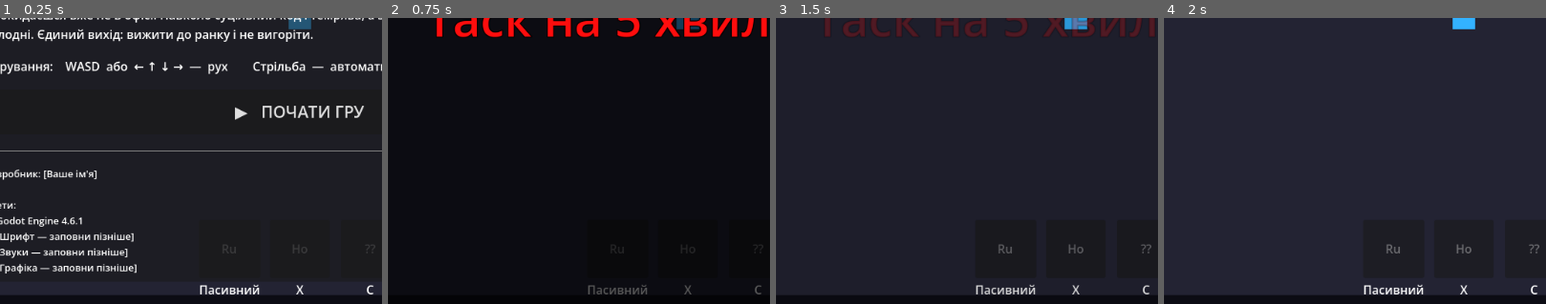
Above: before the commit, frames 1-4 (left to right).
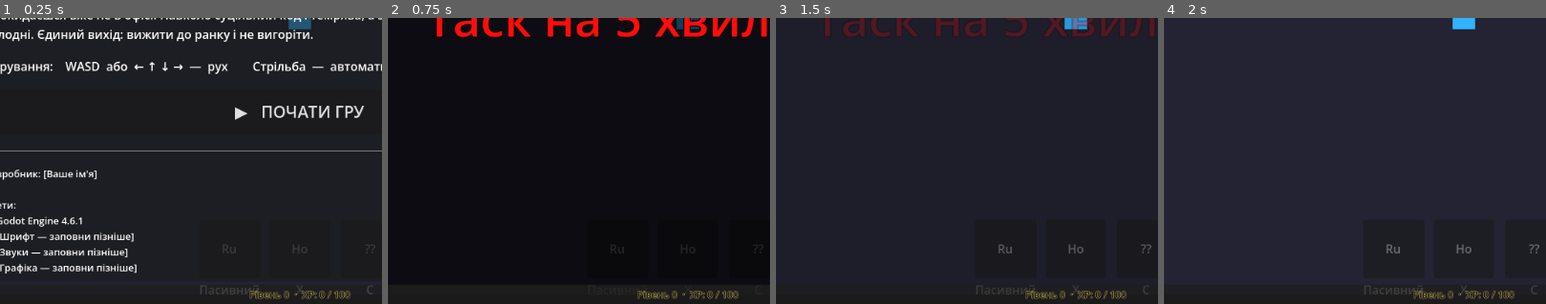
Above: after the commit, the same moments.

Repository: kodlon/DEVvsBUGS
Game: Godot game, scene res://scenes/main.tscn
Two runs of this game, one before a commit and one after it. Both use one fixed random seed, a clock stepped at 60 frames per second and the inputs below.
Inputs:
- Up to frame 1 (0.25 s): no input
- Up to frame 2 (0.75 s): click "▶ ПОЧАТИ ГРУ" at 0.5 s
- Up to frame 3 (1.5 s): click "⏸" at 1.25 s
- Up to frame 4 (2 s): no input
The pictures show only the part of the screen within x 11-61%, y 50-100%; the shares and areas given below are measured in that part.

The runs differ from the first frame. In frame 1, 0.8% of the frame differs, in the area x 52-98%, y 93-99%; in frame 2, 0.7%; in frame 3, 0.8%; in frame 4, 0.8%.

Commit message:
Added level up

Diff:
--- a/config/game_config.gd
+++ b/config/game_config.gd
@@ -132,5 +132,17 @@
 	},
 ]
 
+# ============================================================
+# ДОСВІД З ВОРОГІВ
+# Ключі: 0=NORMAL, 1=FAST, 2=TANK, 3=TURRET, 4=COFFEE
+# ============================================================
+const XP_PER_ENEMY := {
+	0: 10.0,
+	1: 5.0,
+	2: 50.0,
+	3: 20.0,
+	4: 15.0,
+}
+
 func get_arena_offset() -> Vector2:
 	return Vector2((VIEWPORT_WIDTH - ARENA_WIDTH) / 2.0, (VIEWPORT_HEIGHT - ARENA_HEIGHT) / 2.0)
--- a/config/skills/rubber_duck_config.gd
+++ b/config/skills/rubber_duck_config.gd
@@ -1,7 +1,9 @@
-## Конфіг скіла "Rubber Duck" (Пасивний)
+## Конфіг скіла "Rubber Duck Aura" (Пасивний)
 extends Node
 
-const SKILL_NAME    = "Rubber Duck"
-const DESCRIPTION   = "«Я тут при чому?» — каже качечка. Поступово знижує вигорання з часом."
-const REGEN_AMOUNT  := 3.0  # скільки вигорання знімається за тік
-const INTERVAL      := 4.0  # секунди між тіками
+const SKILL_NAME   = "Rubber Duck Aura"
+const DESCRIPTION  = "Гумова качечка захищає зону навколо тебе: сповільнює та пошкоджує баги."
+
+const AURA_RANGE    := 120.0   # пікселів — радіус зони
+const AURA_SLOWDOWN := 0.7     # множник швидкості ворогів (0.7 = на 30% повільніше)
+const AURA_DPS      := 5.0     # шкода за секунду ворогам в зоні
--- a/project.godot
+++ b/project.godot
@@ -20,6 +20,7 @@
 GameConfig="*res://config/game_config.gd"
 DodgeConfig="*res://config/skills/dodge_config.gd"
 RubberDuckConfig="*res://config/skills/rubber_duck_config.gd"
+PlayerStats="*res://scripts/player_stats.gd"
 
 [display]
 
--- a/scripts/bullet.gd
+++ b/scripts/bullet.gd
@@ -1,8 +1,10 @@
 extends Area2D
 
 var direction := Vector2.RIGHT
+var _hits_remaining: int = 1
 
 func _ready() -> void:
+	_hits_remaining = 1 + PlayerStats.pierce_count
 	body_entered.connect(_on_body_entered)
 	var timer := Timer.new()
 	timer.wait_time = GameConfig.BULLET_LIFETIME
@@ -16,5 +18,7 @@
 
 func _on_body_entered(body: Node2D) -> void:
 	if body.is_in_group("enemies"):
-		body.take_damage(GameConfig.BULLET_DAMAGE)
-		queue_free()
+		body.take_damage(PlayerStats.base_damage)
+		_hits_remaining -= 1
+		if _hits_remaining <= 0:
+			queue_free()
--- a/scripts/enemy.gd
+++ b/scripts/enemy.gd
@@ -19,6 +19,9 @@
 # Зовнішній імпульс (для відштовхування від танку)
 var _ext_vel: Vector2 = Vector2.ZERO
 
+# Сповільнення від аури гравця (скидається щокадр)
+var _aura_slow_mult: float = 1.0
+
 # FAST — зиґзаґ
 var _zigzag_time: float = 0.0
 
@@ -45,8 +48,8 @@
 	enemy_type = type
 	var cfg: Dictionary = GameConfig.ENEMY_CONFIG[type]
 
-	_health         = randf_range(cfg.hp_min,      cfg.hp_max)
-	_speed          = randf_range(cfg.speed_min,   cfg.speed_max)
+	_health         = randf_range(cfg.hp_min,      cfg.hp_max)    * PlayerStats.enemy_hp_mult
+	_speed          = randf_range(cfg.speed_min,   cfg.speed_max) * PlayerStats.enemy_speed_mult
 	_burnout_damage = randf_range(cfg.burnout_min, cfg.burnout_max)
 	_base_scale     = cfg.base_scale
 
@@ -87,6 +90,9 @@
 	# Додаємо зовнішній імпульс (відштовхування) і затухаємо його
 	velocity += _ext_vel
 	_ext_vel = _ext_vel.move_toward(Vector2.ZERO, 400.0 * delta)
+	# Аура качечки сповільнює ворогів
+	velocity *= _aura_slow_mult
+	_aura_slow_mult = 1.0  # скидаємо для наступного кадру
 	move_and_slide()
 
 	# Дотикова шкода (тільки для NORMAL, FAST, TANK)
@@ -198,6 +204,7 @@
 	if _health <= 0.0:
 		get_tree().call_group("score_tracker", "add_score",
 				int(GameConfig.ENEMY_CONFIG[enemy_type].score_value))
+		PlayerStats.add_xp(GameConfig.XP_PER_ENEMY[enemy_type])
 		if enemy_type == TYPE_COFFEE:
 			_drop_health_pickup()
 		queue_free()
--- /dev/null
+++ b/scripts/level_up_ui.gd
@@ -0,0 +1,348 @@
+## UI вибору прокачки при левел-апі.
+## Додається до $UI в main.gd при спрацюванні PlayerStats.level_up.
+class_name LevelUpUI
+extends Control
+
+# ── Рідкісність ───────────────────────────────────────────────
+const RARITY_COLORS := {
+	"junior": Color(0.82, 0.82, 0.82),
+	"middle": Color(0.25, 0.45, 0.95),
+	"senior": Color(0.60, 0.10, 0.90),
+}
+const RARITY_LABELS := {
+	"junior": "★  JUNIOR",
+	"middle": "★★  MIDDLE",
+	"senior": "★★★  SENIOR",
+}
+const RARITY_TITLES := {
+	"junior": [
+		"Quick Fix™", "TODO: Refactor Later", "Ctrl+Z Undo",
+		"Junior's Hotfix", "Copy-Paste Solution", "It Works On My Machine",
+	],
+	"middle": [
+		"Stack Overflow Approved", "Mid-Sprint Refactor",
+		"Code Review: 2 Comments", "Middle's Pull Request", "Design Pattern Applied",
+	],
+	"senior": [
+		"Architecture Decision", "Senior's Wisdom",
+		"10x Developer Mode", "Technical Debt Repaid", "SOLID Principle Enforced",
+	],
+}
+
+# ── Статистики гравця ─────────────────────────────────────────
+const PLAYER_STAT_NAMES: Array = [
+	"base_damage", "fire_rate_delay", "move_speed", "pierce_count",
+	"aura_range", "aura_dps", "attack_range", "max_burnout",
+]
+const PLAYER_BUFF_VALUES := {
+	"base_damage":     {"junior": 0.10, "middle": 0.20, "senior": 0.40},
+	"fire_rate_delay": {"junior": 0.05, "middle": 0.10, "senior": 0.25},
+	"move_speed":      {"junior": 0.05, "middle": 0.10, "senior": 0.20},
+	"pierce_count":    {"junior": 0.0,  "middle": 1.0,  "senior": 2.0 },
+	"aura_range":      {"junior": 0.10, "middle": 0.20, "senior": 0.35},
+	"aura_dps":        {"junior": 0.10, "middle": 0.20, "senior": 0.35},
+	"attack_range":    {"junior": 0.10, "middle": 0.20, "senior": 0.30},
+	"max_burnout":     {"junior": 0.05, "middle": 0.10, "senior": 0.20},
+}
+
+# ── Статистики ворогів ────────────────────────────────────────
+const ENEMY_STAT_NAMES: Array = ["enemy_hp_mult", "enemy_speed_mult", "spawn_delay_mult"]
+const ENEMY_BUFF_VALUES := {
+	"enemy_hp_mult":    {"junior": 0.05, "middle": 0.10, "senior": 0.20},
+	"enemy_speed_mult": {"junior": 0.02, "middle": 0.05, "senior": 0.12},
+	"spawn_delay_mult": {"junior": 0.03, "middle": 0.07, "senior": 0.15},
+}
+
+var _overlay: ColorRect
+var _cards: Array = []
+var _dismissing: bool = false
+
+# ── Константи розкладки ───────────────────────────────────────
+const _TITLE_H := 52.0
+const _CARD_H  := 290.0
+const _GAP     := 16.0
+
+func setup() -> void:
+	# Абсолютний розмір — не залежить від того, чи вже прорахований layout батька
+	position     = Vector2.ZERO
+	size         = Vector2(GameConfig.VIEWPORT_WIDTH, GameConfig.VIEWPORT_HEIGHT)
+	process_mode = Node.PROCESS_MODE_ALWAYS
+	mouse_filter = Control.MOUSE_FILTER_IGNORE
+
+	_create_overlay()
+	_create_title()
+	_create_cards()
+
+# ── Оверлей затемнення ────────────────────────────────────────
+
+func _create_overlay() -> void:
+	_overlay = ColorRect.new()
+	_overlay.position    = Vector2.ZERO
+	_overlay.size        = Vector2(GameConfig.VIEWPORT_WIDTH, GameConfig.VIEWPORT_HEIGHT)
+	_overlay.color       = Color(0.0, 0.0, 0.0, 0.0)
+	_overlay.mouse_filter = Control.MOUSE_FILTER_IGNORE
+	add_child(_overlay)
+
+	var tween := create_tween()
+	tween.tween_property(_overlay, "color:a", 0.7, 0.2)
+
+# ── Заголовок ─────────────────────────────────────────────────
+
+func _create_title() -> void:
+	var lbl := Label.new()
+	# Абсолютна позиція: над картками
+	lbl.position = Vector2(0.0, _block_start_y())
+	lbl.size     = Vector2(GameConfig.VIEWPORT_WIDTH, _TITLE_H)
+	lbl.text     = "LEVEL UP!  Вибери Trade-off"
+	lbl.horizontal_alignment = HORIZONTAL_ALIGNMENT_CENTER
+	lbl.vertical_alignment   = VERTICAL_ALIGNMENT_CENTER
+	lbl.add_theme_font_size_override("font_size", 34)
+	lbl.add_theme_color_override("font_color", Color(1.0, 0.85, 0.1))
+	lbl.add_theme_constant_override("outline_size", 5)
+	lbl.add_theme_color_override("font_outline_color", Color(0.0, 0.0, 0.0))
+	lbl.mouse_filter = Control.MOUSE_FILTER_IGNORE
+	add_child(lbl)
+
+# ── Картки ────────────────────────────────────────────────────
+
+## Y верхньої межі всього блоку (заголовок + картки), центровано по вертикалі
+func _block_start_y() -> float:
+	return (GameConfig.VIEWPORT_HEIGHT - (_TITLE_H + _GAP + _CARD_H)) / 2.0
+
+## Y верхньої межі HBox з картками
+func _cards_start_y() -> float:
+	return _block_start_y() + _TITLE_H + _GAP
+
+func _create_cards() -> void:
+	var card_data_arr: Array = _generate_three_cards()
+
+	# Контейнер — абсолютна позиція по центру viewport
+	var card_w     := 200.0
+	var card_gap   := 20.0
+	var total_w    := card_w * 3 + card_gap * 2   # 640px
+
+	var hbox := HBoxContainer.new()
+	hbox.position = Vector2(
+		(GameConfig.VIEWPORT_WIDTH - total_w) / 2.0,  # 192px від лівого краю
+		_cards_start_y()
+	)
+	hbox.alignment = BoxContainer.ALIGNMENT_CENTER
+	hbox.add_theme_constant_override("separation", int(card_gap))
+	hbox.mouse_filter = Control.MOUSE_FILTER_IGNORE
+	add_child(hbox)
+
+	for i in 3:
+		var card := _build_card(card_data_arr[i])
+		card.pivot_offset = card.custom_minimum_size / 2.0
+		card.scale        = Vector2.ZERO
+		hbox.add_child(card)
+		_cards.append(card)
+
+		# Поява з ефектом overshoot
+		var tw := create_tween()
+		tw.set_trans(Tween.TRANS_BACK).set_ease(Tween.EASE_OUT)
+		tw.tween_interval(0.15 + i * 0.09)
+		tw.tween_property(card, "scale", Vector2.ONE, 0.3)
+
+func _build_card(data: Dictionary) -> Control:
+	var rarity: String = data.rarity
+
+	var panel := PanelContainer.new()
+	panel.custom_minimum_size = Vector2(200.0, 290.0)
+	panel.mouse_filter        = Control.MOUSE_FILTER_STOP
+
+	var style := StyleBoxFlat.new()
+	style.bg_color                   = RARITY_COLORS[rarity]
+	style.corner_radius_top_left     = 12
+	style.corner_radius_top_right    = 12
+	style.corner_radius_bottom_left  = 12
+	style.corner_radius_bottom_right = 12
+	style.border_width_left   = 2
+	style.border_width_right  = 2
+	style.border_width_top    = 2
+	style.border_width_bottom = 2
+	style.border_color        = Color(1.0, 1.0, 1.0, 0.7)
+	style.content_margin_left   = 10.0
+	style.content_margin_right  = 10.0
+	style.content_margin_top    = 10.0
+	style.content_margin_bottom = 10.0
+	panel.add_theme_stylebox_override("panel", style)
+
+	var vbox := VBoxContainer.new()
+	vbox.add_theme_constant_override("separation", 8)
+	panel.add_child(vbox)
+
+	# Рідкісність
+	var rarity_lbl := Label.new()
+	rarity_lbl.text = RARITY_LABELS[rarity]
+	rarity_lbl.horizontal_alignment = HORIZONTAL_ALIGNMENT_CENTER
+	rarity_lbl.add_theme_font_size_override("font_size", 13)
+	rarity_lbl.add_theme_color_override("font_color", Color.WHITE)
+	vbox.add_child(rarity_lbl)
+
+	# Заголовок — жарт
+	var title_lbl := Label.new()
+	title_lbl.text = data.title
+	title_lbl.horizontal_alignment = HORIZONTAL_ALIGNMENT_CENTER
+	title_lbl.autowrap_mode = TextServer.AUTOWRAP_WORD_SMART
+	title_lbl.add_theme_font_size_override("font_size", 16)
+	title_lbl.add_theme_color_override("font_color", Color.WHITE)
+	vbox.add_child(title_lbl)
+
+	vbox.add_child(HSeparator.new())
+
+	# Позитивний ефект (зелений)
+	var plus_lbl := Label.new()
+	plus_lbl.text = data.player_text
+	plus_lbl.horizontal_alignment = HORIZONTAL_ALIGNMENT_CENTER
+	plus_lbl.autowrap_mode = TextServer.AUTOWRAP_WORD_SMART
+	plus_lbl.add_theme_font_size_override("font_size", 14)
+	plus_lbl.add_theme_color_override("font_color", Color(0.15, 1.0, 0.35))
+	plus_lbl.add_theme_constant_override("outline_size", 2)
+	plus_lbl.add_theme_color_override("font_outline_color", Color(0.0, 0.0, 0.0))
+	vbox.add_child(plus_lbl)
+
+	vbox.add_child(HSeparator.new())
+
+	# Негативний ефект (червоний)
+	var minus_lbl := Label.new()
+	minus_lbl.text = data.enemy_text
+	minus_lbl.horizontal_alignment = HORIZONTAL_ALIGNMENT_CENTER
+	minus_lbl.autowrap_mode = TextServer.AUTOWRAP_WORD_SMART
+	minus_lbl.add_theme_font_size_override("font_size", 14)
+	minus_lbl.add_theme_color_override("font_color", Color(1.0, 0.25, 0.15))
+	minus_lbl.add_theme_constant_override("outline_size", 2)
+	minus_lbl.add_theme_color_override("font_outline_color", Color(0.0, 0.0, 0.0))
+	vbox.add_child(minus_lbl)
+
+	# Підказка
+	var hint_lbl := Label.new()
+	hint_lbl.text = "[ натисни щоб вибрати ]"
+	hint_lbl.horizontal_alignment = HORIZONTAL_ALIGNMENT_CENTER
+	hint_lbl.add_theme_font_size_override("font_size", 11)
+	hint_lbl.add_theme_color_override("font_color", Color(1.0, 1.0, 1.0, 0.6))
+	vbox.add_child(hint_lbl)
+
+	# Hover та Click
+	panel.mouse_entered.connect(func() -> void: _on_hover(panel, true))
+	panel.mouse_exited.connect(func()  -> void: _on_hover(panel, false))
+	panel.gui_input.connect(func(ev: InputEvent) -> void: _on_input(ev, data, panel))
+
+	return panel
+
+# ── Hover / Click ─────────────────────────────────────────────
+
+func _on_hover(card: Control, is_hover: bool) -> void:
+	if _dismissing:
+		return
+	var target := Vector2(1.08, 1.08) if is_hover else Vector2.ONE
+	var tw := create_tween()
+	tw.tween_property(card, "scale", target, 0.12)
+
+func _on_input(event: InputEvent, data: Dictionary, card: Control) -> void:
+	if _dismissing:
+		return
+	if event is InputEventMouseButton \
+			and event.pressed \
+			and event.button_index == MOUSE_BUTTON_LEFT:
+		_select_card(data)
+
+# ── Застосування карти ────────────────────────────────────────
+
+func _select_card(data: Dictionary) -> void:
+	_dismissing = true
+
+	_apply_card(data)
+
+	# Анімація зникнення карток
+	for card in _cards:
+		var tw := create_tween()
+		tw.tween_property(card, "scale", Vector2.ZERO, 0.2)
+
+	# Знімаємо оверлей і знищуємо UI
+	var tw := create_tween()
+	tw.tween_property(_overlay, "color:a", 0.0, 0.25)
+	tw.tween_callback(func() -> void:
+		get_tree().paused = false
+		queue_free()
+	)
+
+func _apply_card(data: Dictionary) -> void:
+	var p_val: float = data.player_value
+	match data.player_stat:
+		"base_damage":     PlayerStats.base_damage     *= (1.0 + p_val)
+		"fire_rate_delay": PlayerStats.fire_rate_delay *= (1.0 - p_val)
+		"move_speed":      PlayerStats.move_speed      *= (1.0 + p_val)
+		"pierce_count":    PlayerStats.pierce_count    += int(p_val)
+		"aura_range":      PlayerStats.aura_range      *= (1.0 + p_val)
+		"aura_dps":        PlayerStats.aura_dps        *= (1.0 + p_val)
+		"attack_range":    PlayerStats.attack_range    *= (1.0 + p_val)
+		"max_burnout":     PlayerStats.max_burnout     *= (1.0 + p_val)
+
+	var e_val: float = data.enemy_value
+	match data.enemy_stat:
+		"enemy_hp_mult":    PlayerStats.enemy_hp_mult    *= (1.0 + e_val)
+		"enemy_speed_mult": PlayerStats.enemy_speed_mult *= (1.0 + e_val)
+		"spawn_delay_mult": PlayerStats.spawn_delay_mult *= (1.0 - e_val)
+
+# ── Генератор карток ──────────────────────────────────────────
+
+func _generate_three_cards() -> Array:
+	var cards: Array = []
+	var available_stats: Array = PLAYER_STAT_NAMES.duplicate()
+
+	for _i in 3:
+		var rarity := _pick_rarity()
+
+		# Унікальний стат гравця
+		var idx_p: int = randi() % available_stats.size()
+		var p_stat: String = available_stats[idx_p]
+		available_stats.remove_at(idx_p)
+
+		# Рандомний стат ворогів
+		var e_stat: String = ENEMY_STAT_NAMES[randi() % ENEMY_STAT_NAMES.size()]
+
+		var p_val: float = PLAYER_BUFF_VALUES[p_stat][rarity]
+		var e_val: float = ENEMY_BUFF_VALUES[e_stat][rarity]
+
+		cards.append({
+			"rarity":      rarity,
+			"player_stat": p_stat,
+			"player_value": p_val,
+			"player_text": _player_text(p_stat, p_val),
+			"enemy_stat":  e_stat,
+			"enemy_value": e_val,
+			"enemy_text":  _enemy_text(e_stat, e_val),
+			"title":       _pick_title(rarity),
+		})
+
+	return cards
+
+func _pick_rarity() -> String:
+	var roll: int = randi() % 100
+	if roll < 60:    return "junior"
+	elif roll < 90:  return "middle"
+	else:            return "senior"
+
+func _pick_title(rarity: String) -> String:
+	var t: Array = RARITY_TITLES[rarity]
+	return t[randi() % t.size()]
+
+func _player_text(stat: String, value: float) -> String:
+	match stat:
+		"base_damage":     return "+%d%% Шкода від пострілу" % int(value * 100)
+		"fire_rate_delay": return "-%d%% Затримка стрільби" % int(value * 100)
+		"move_speed":      return "+%d%% Швидкість руху" % int(value * 100)
+		"pierce_count":    return "+%d Пробиття снаряда" % int(value)
+		"aura_range":      return "+%d%% Радіус аури качечки" % int(value * 100)
+		"aura_dps":        return "+%d%% DPS аури качечки" % int(value * 100)
+		"attack_range":    return "+%d%% Радіус прицілювання" % int(value * 100)
+		"max_burnout":     return "+%d%% Макс. Вигорання" % int(value * 100)
+	return "+??"
+
+func _enemy_text(stat: String, value: float) -> String:
+	match stat:
+		"enemy_hp_mult":    return "Але баги товстіші на +%d%%!" % int(value * 100)
+		"enemy_speed_mult": return "Але баги швидші на +%d%%!" % int(value * 100)
+		"spawn_delay_mult": return "Але баги лізуть на %d%% частіше!" % int(value * 100)
+	return "Але щось стає гіршим!"
--- a/scripts/main.gd
+++ b/scripts/main.gd
@@ -22,7 +22,12 @@
 var _wave_overlay_bg: ColorRect = null
 var _wave_label: Label = null
 
+# XP
+var _xp_bar: ProgressBar = null
+var _xp_label: Label = null
+
 func _ready() -> void:
+	PlayerStats.reset()   # скидаємо при кожному перезапуску сцени
 	add_to_group("score_tracker")
 	_setup_arena()
 
@@ -56,6 +61,7 @@
 
 	_setup_score_ui()
 	_setup_wave_overlay()
+	_setup_xp_ui()
 
 # ── Score UI ────────────────────────────────────────────────
 
@@ -176,3 +182,68 @@
 	_game_over_panel.visible = true
 	_pause_button.visible = false
 	_restart_button.visible = false
+
+# ── XP бар ───────────────────────────────────────────────────
+
+func _setup_xp_ui() -> void:
+	# Золота шкала XP внизу екрану
+	_xp_bar = ProgressBar.new()
+	_xp_bar.set_anchor(SIDE_LEFT,   0.0)
+	_xp_bar.set_anchor(SIDE_RIGHT,  1.0)
+	_xp_bar.set_anchor(SIDE_TOP,    1.0)
+	_xp_bar.set_anchor(SIDE_BOTTOM, 1.0)
+	_xp_bar.offset_top    = -26.0
+	_xp_bar.offset_bottom =  0.0
+	_xp_bar.min_value     = 0.0
+	_xp_bar.max_value     = PlayerStats.MAX_XP
+	_xp_bar.value         = 0.0
+	_xp_bar.show_percentage = false
+
+	var fill_style := StyleBoxFlat.new()
+	fill_style.bg_color = Color(1.0, 0.82, 0.1)
+	_xp_bar.add_theme_stylebox_override("fill", fill_style)
+
+	var bg_style := StyleBoxFlat.new()
+	bg_style.bg_color = Color(0.12, 0.12, 0.12, 0.85)
+	_xp_bar.add_theme_stylebox_override("background", bg_style)
+
+	$UI.add_child(_xp_bar)
+
+	# Підпис поверх шкали
+	_xp_label = Label.new()
+	_xp_label.set_anchor(SIDE_LEFT,   0.0)
+	_xp_label.set_anchor(SIDE_RIGHT,  1.0)
+	_xp_label.set_anchor(SIDE_TOP,    1.0)
+	_xp_label.set_anchor(SIDE_BOTTOM, 1.0)
+	_xp_label.offset_top    = -26.0
+	_xp_label.offset_bottom =  0.0
+	_xp_label.horizontal_alignment = HORIZONTAL_ALIGNMENT_CENTER
+	_xp_label.vertical_alignment   = VERTICAL_ALIGNMENT_CENTER
+	_xp_label.add_theme_font_size_override("font_size", 13)
+	_xp_label.add_theme_color_override("font_color", Color(0.08, 0.08, 0.08))
+	_xp_label.add_theme_constant_override("outline_size", 2)
+	_xp_label.add_theme_color_override("font_outline_color", Color(1.0, 0.9, 0.4, 0.8))
+	_xp_label.text = "Рівень 0  ·  XP: 0 / 100"
+	$UI.add_child(_xp_label)
+
+	PlayerStats.xp_changed.connect(_on_xp_changed)
+	PlayerStats.level_up.connect(_on_level_up)
+
+func _on_xp_changed(current: float, maximum: float) -> void:
+	_xp_bar.value = current
+	_xp_label.text = "Рівень %d  ·  XP: %d / %d" % [
+		PlayerStats.current_level, int(current), int(maximum)
+	]
+
+func _on_level_up() -> void:
+	call_deferred("_show_level_up_ui")
+
+func _show_level_up_ui() -> void:
+	# Уникаємо появи двох вікон одночасно
+	for child in $UI.get_children():
+		if child is LevelUpUI:
+			return
+	var ui := LevelUpUI.new()
+	$UI.add_child(ui)
+	ui.setup()
+	get_tree().paused = true
--- a/scripts/player.gd
+++ b/scripts/player.gd
@@ -71,7 +71,7 @@
 	if Input.is_key_pressed(KEY_A): direction.x -= 1
 	if Input.is_key_pressed(KEY_D): direction.x += 1
 
-	velocity = direction.normalized() * GameConfig.PLAYER_SPEED
+	velocity = direction.normalized() * PlayerStats.move_speed
 	move_and_slide()
 	position = position.clamp(_arena_min, _arena_max)
 
@@ -89,7 +89,7 @@
 	_shoot_timer -= delta
 	if _shoot_timer <= 0.0:
 		_auto_shoot()
-		_shoot_timer = GameConfig.PLAYER_SHOOT_COOLDOWN
+		_shoot_timer = PlayerStats.fire_rate_delay
 
 func _auto_shoot() -> void:
 	var enemies := get_tree().get_nodes_in_group("enemies")
@@ -98,7 +98,7 @@
 
 	var nearest: Node2D = null
 	var min_dist := INF
-	var radius := GameConfig.PLAYER_SHOOT_RADIUS
+	var radius := PlayerStats.attack_range
 	for enemy in enemies:
 		var dist := global_position.distance_to(enemy.global_position)
 		if radius > 0.0 and dist > radius:
@@ -119,15 +119,15 @@
 func take_burnout(amount: float) -> void:
 	if _is_dashing:
 		return
-	burnout = clamp(burnout + amount, 0.0, GameConfig.PLAYER_MAX_BURNOUT)
-	burnout_changed.emit(burnout, GameConfig.PLAYER_MAX_BURNOUT)
-	if burnout >= GameConfig.PLAYER_MAX_BURNOUT:
+	burnout = clamp(burnout + amount, 0.0, PlayerStats.max_burnout)
+	burnout_changed.emit(burnout, PlayerStats.max_burnout)
+	if burnout >= PlayerStats.max_burnout:
 		player_died.emit()
 
 ## Пасивний скіл знімає вигорання
 func reduce_burnout(amount: float) -> void:
-	burnout = clamp(burnout - amount, 0.0, GameConfig.PLAYER_MAX_BURNOUT)
-	burnout_changed.emit(burnout, GameConfig.PLAYER_MAX_BURNOUT)
+	burnout = clamp(burnout - amount, 0.0, PlayerStats.max_burnout)
+	burnout_changed.emit(burnout, PlayerStats.max_burnout)
 
 ## Викликається скілом Dodge
 func start_dash() -> void:
--- /dev/null
+++ b/scripts/player_stats.gd
@@ -0,0 +1,60 @@
+## Поточні характеристики гравця, ауровий скіл та глобальні модифікатори ворогів.
+## Autoload — доступний як PlayerStats з будь-якого скрипта.
+extends Node
+
+# ── Характеристики гравця ─────────────────────────────────────
+var base_damage: float      = 10.0
+var fire_rate_delay: float  = 0.5
+var pierce_count: int       = 0
+var attack_range: float     = 300.0
+var move_speed: float       = 200.0
+var max_burnout: float      = 100.0
+
+# ── Аура Гумової Качечки ──────────────────────────────────────
+var aura_range: float     = 120.0
+var aura_slowdown: float  = 0.7
+var aura_dps: float       = 5.0
+
+# ── Глобальні модифікатори ворогів ────────────────────────────
+var enemy_hp_mult: float    = 1.0
+var enemy_speed_mult: float = 1.0
+var spawn_delay_mult: float = 1.0
+
+# ── Система досвіду ───────────────────────────────────────────
+const MAX_XP: float = 100.0
+var current_xp: float = 0.0
+var current_level: int = 0
+
+signal xp_changed(current: float, maximum: float)
+signal level_up
+
+func _ready() -> void:
+	reset()
+
+## Скидає всі стати до базових значень (викликається на старті/перезапуску)
+func reset() -> void:
+	base_damage     = GameConfig.BULLET_DAMAGE
+	fire_rate_delay = GameConfig.PLAYER_SHOOT_COOLDOWN
+	pierce_count    = 0
+	attack_range    = GameConfig.PLAYER_SHOOT_RADIUS
+	move_speed      = GameConfig.PLAYER_SPEED
+	max_burnout     = GameConfig.PLAYER_MAX_BURNOUT
+
+	aura_range    = RubberDuckConfig.AURA_RANGE
+	aura_slowdown = RubberDuckConfig.AURA_SLOWDOWN
+	aura_dps      = RubberDuckConfig.AURA_DPS
+
+	enemy_hp_mult    = 1.0
+	enemy_speed_mult = 1.0
+	spawn_delay_mult = 1.0
+
+	current_xp    = 0.0
+	current_level = 0
+
+func add_xp(amount: float) -> void:
+	current_xp += amount
+	if current_xp >= MAX_XP:
+		current_xp -= MAX_XP
+		current_level += 1
+		level_up.emit()
+	xp_changed.emit(current_xp, MAX_XP)
--- a/scripts/skills/passive/skill_rubber_duck.gd
+++ b/scripts/skills/passive/skill_rubber_duck.gd
@@ -1,18 +1,20 @@
 extends PassiveSkillBase
 
-var _player: Node = null
-var _timer: float = 0.0
+var _player: Node2D = null
 
 func apply(player: Node) -> void:
-	_player       = player
-	skill_name    = RubberDuckConfig.SKILL_NAME
-	description   = RubberDuckConfig.DESCRIPTION
-	_timer        = RubberDuckConfig.INTERVAL  # щоб перший тік не спрацював одразу
+	_player     = player
+	skill_name  = RubberDuckConfig.SKILL_NAME
+	description = RubberDuckConfig.DESCRIPTION
 
 func _process(delta: float) -> void:
 	if _player == null:
 		return
-	_timer -= delta
-	if _timer <= 0.0:
-		_player.reduce_burnout(RubberDuckConfig.REGEN_AMOUNT)
-		_timer = RubberDuckConfig.INTERVAL
+	var range_sq: float = PlayerStats.aura_range * PlayerStats.aura_range
+	for enemy in get_tree().get_nodes_in_group("enemies"):
+		if enemy.is_queued_for_deletion():
+			continue
+		var dist_sq: float = _player.global_position.distance_squared_to(enemy.global_position)
+		if dist_sq <= range_sq:
+			enemy._aura_slow_mult = PlayerStats.aura_slowdown
+			enemy.take_damage(PlayerStats.aura_dps * delta)
--- a/scripts/spawner.gd
+++ b/scripts/spawner.gd
@@ -69,7 +69,7 @@
 	_spawn_timer -= delta
 	if _spawn_timer <= 0.0:
 		_spawn_enemy()
-		_spawn_timer = randf_range(_spawn_delay_min, _spawn_delay_max)
+		_spawn_timer = randf_range(_spawn_delay_min, _spawn_delay_max) * PlayerStats.spawn_delay_mult
 
 func _start_wave() -> void:
 	_game_active = true
@@ -77,7 +77,7 @@
 	_wave_timer      = wave_cfg.duration
 	_spawn_delay_min = wave_cfg.spawn_delay_min
 	_spawn_delay_max = wave_cfg.spawn_delay_max
-	_spawn_timer     = randf_range(_spawn_delay_min, _spawn_delay_max)
+	_spawn_timer     = randf_range(_spawn_delay_min, _spawn_delay_max) * PlayerStats.spawn_delay_mult
 
 	if wave_cfg.duration < 0.0:
 		_escalate_timer = wave_cfg.escalate_interval
Not shown, added: scripts/level_up_ui.gd.uid
Not shown, added: scripts/player_stats.gd.uid
